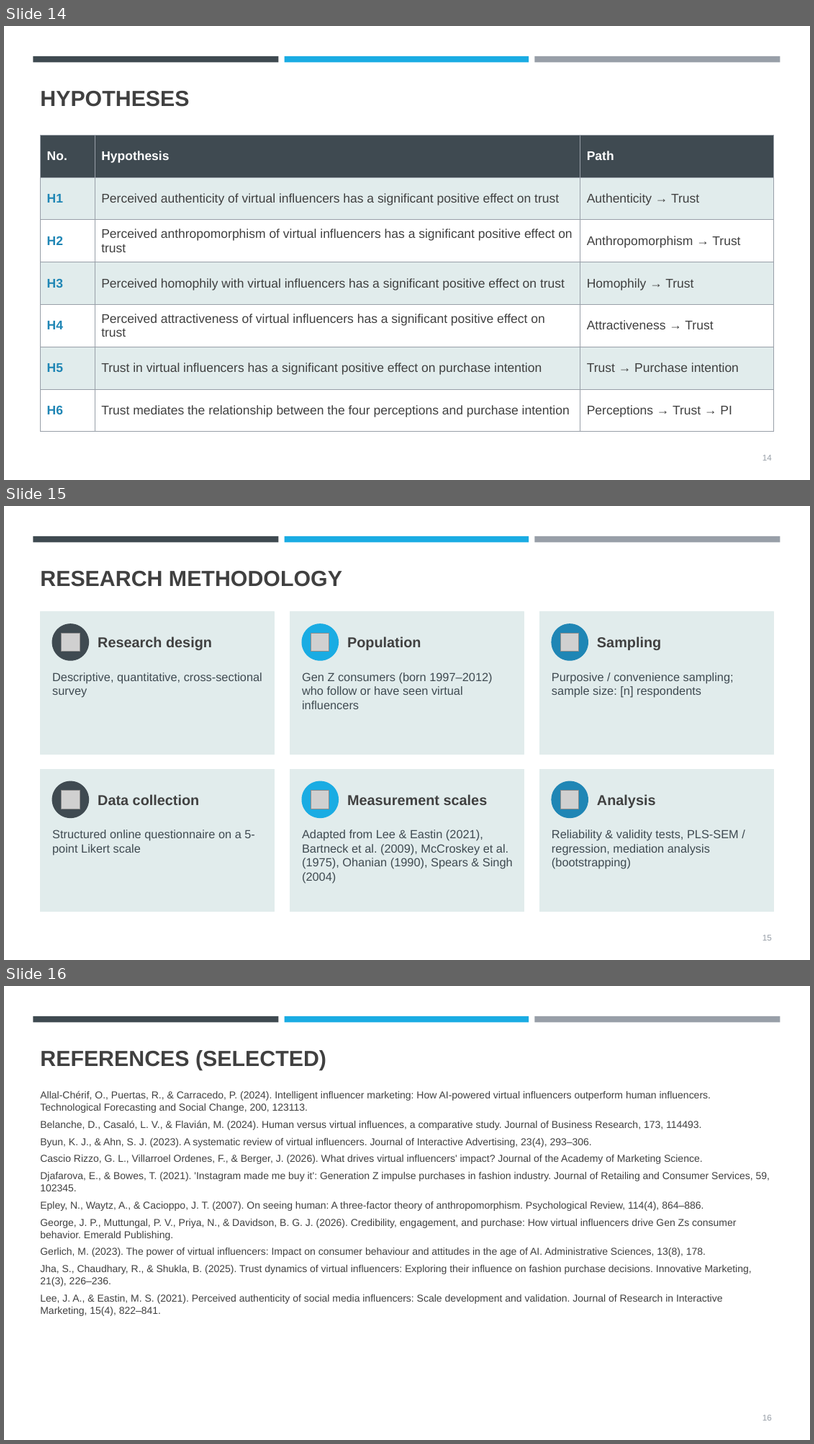
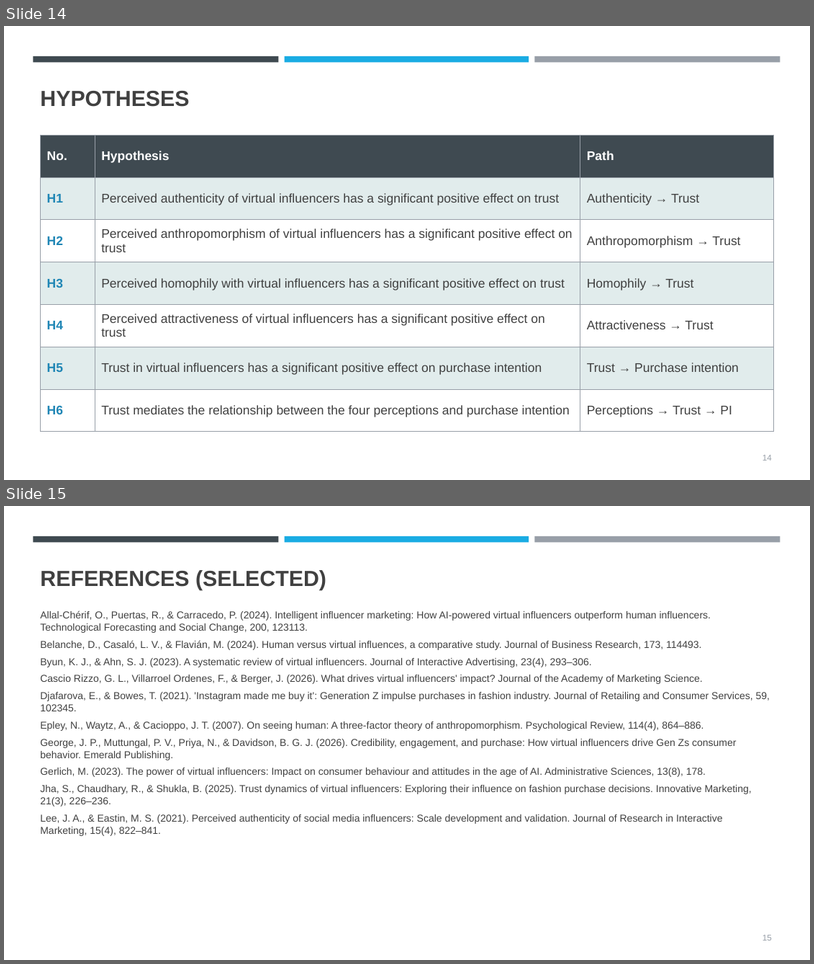
Before and after one commit to Abhiramjayan-versiert/AJ-Claude-, a slide deck: presentation/Virtual_Influencers_Trust_Purchase_Intention_GenZ.pptx. Shown one above the other, each under a label of ours: slides 14, 15 and 16 before the commit, slides 14 and 15 after it. The pictures are 814x1444 and 814x964 pixels, drawn with LibreOffice and Linux fonts; fonts in the diff are those of the drawing; grey boxes stand for pictures. Boxes give left, top, right and bottom in pixels: in the first picture for what was removed or moved away, otherwise in the second. Text is boxed around its words. In the diff, an @@ line names an element or a change of style, - is before the commit and + after.

```diff
--- a/presentation/Virtual_Influencers_Trust_Purchase_Intention_GenZ.pptx
+++ b/presentation/Virtual_Influencers_Trust_Purchase_Intention_GenZ.pptx
@@ slide 15 removed at bbox=[4, 506, 810, 960], background #FFFFFF; not listed: 3 template elements that a slide beside it also shows @@
@@ title removed at bbox=[40, 571, 342, 587] @@
-RESEARCH METHODOLOGY
@@ rectangle removed at bbox=[40, 612, 275, 754] @@
@@ rectangle removed at bbox=[290, 612, 525, 754] @@
@@ rectangle removed at bbox=[540, 612, 774, 754] @@
@@ ellipse removed at bbox=[52, 624, 89, 660] @@
@@ picture removed at bbox=[62, 633, 80, 651] @@
@@ ellipse removed at bbox=[302, 624, 339, 660] @@
@@ picture removed at bbox=[311, 633, 329, 651] @@
@@ ellipse removed at bbox=[552, 624, 589, 660] @@
@@ picture removed at bbox=[561, 633, 579, 651] @@
@@ text removed at bbox=[98, 636, 212, 650] @@
-Research design
@@ text removed at bbox=[347, 636, 422, 650] @@
-Population
@@ text removed at bbox=[597, 636, 661, 650] @@
-Sampling
@@ text removed at bbox=[52, 672, 262, 698] @@
-Descriptive, quantitative, cross-sectional survey
@@ text removed at bbox=[302, 672, 492, 709] @@
-Gen Z consumers (born 1997–2012) who follow or have seen virtual influencers
@@ text removed at bbox=[552, 672, 734, 698] @@
-Purposive / convenience sampling; sample size: [n] respondents
@@ rectangle removed at bbox=[40, 769, 275, 911] @@
@@ ellipse removed at bbox=[52, 781, 89, 818] @@
@@ rectangle removed at bbox=[290, 769, 525, 911] @@
@@ ellipse removed at bbox=[302, 781, 339, 818] @@
@@ rectangle removed at bbox=[540, 769, 774, 911] @@
@@ ellipse removed at bbox=[552, 781, 589, 818] @@
@@ picture removed at bbox=[62, 790, 80, 808] @@
@@ text removed at bbox=[98, 794, 200, 805] @@
-Data collection
@@ picture removed at bbox=[311, 790, 329, 808] @@
@@ text removed at bbox=[347, 794, 488, 805] @@
-Measurement scales
@@ picture removed at bbox=[561, 790, 579, 808] @@
@@ text removed at bbox=[597, 794, 656, 808] @@
-Analysis
@@ text removed at bbox=[52, 829, 255, 854] @@
-Structured online questionnaire on a 5-point Likert scale
@@ text removed at bbox=[302, 829, 513, 883] @@
-Adapted from Lee & Eastin (2021), Bartneck et al. (2009), McCroskey et al. (1975), Ohanian (1990), Spears & Singh (2004)
@@ text removed at bbox=[552, 829, 739, 869] @@
-Reliability & validity tests, PLS-SEM / regression, mediation analysis (bootstrapping)
@@ page number removed at bbox=[763, 934, 772, 940] @@
-15
@@ what was slide 16 is now slide 15 @@
```
